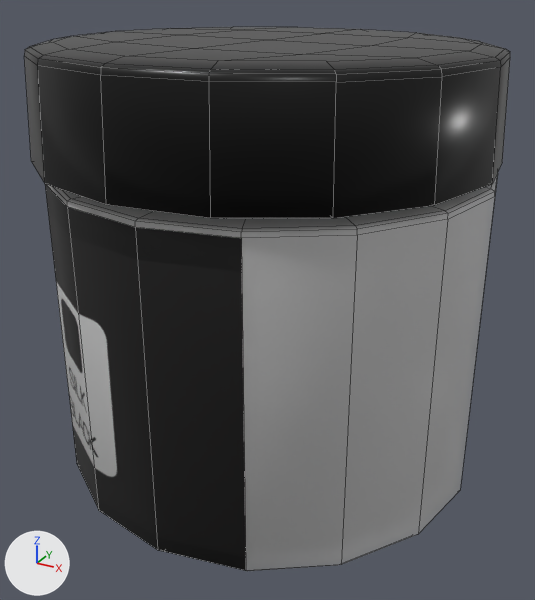
Renders of the Blender file Assets/DevFiles/Yohann/3D Models/fingerprintPowder_withCap.blend from each side of a commit.
Camera for both pictures: a camera (50 mm lens) standing at (0.0268, -0.0495, 0.0385) and looking at (0.0004, -0.0014, 0.0144). Lighting does not change. The marker at lower left points along +X, +Y and +Z. Mesh edges are drawn as thin lines.

Objects in the first picture: 'Cap', 'Vial'.
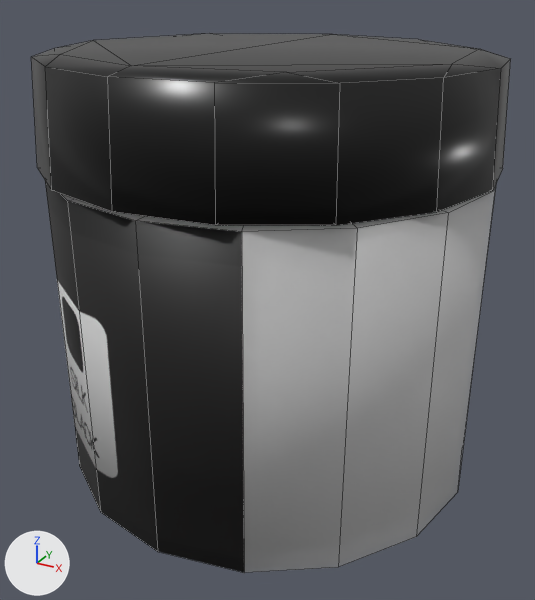
Where the change shows, as pixel boxes (x1, y1, x2, y2) in the pictures (535 x 600 px):
'Vial', modifiers changed
    before: (45, 173, 498, 571)
    after: (45, 181, 496, 573)
'Cap', moved, modifiers changed
    before: (24, 27, 510, 218)
    after: (31, 33, 510, 225)

The edits, one by one:
Object 'Vial' (ob_vial) gains a DECIMATE modifier named 'Decimate'.
Modifier setting: ratio = 0.25.
Object 'Cap' (ob_cap) moves from (-0.00012, -0.00048, 0.03252) to (-0.00012, 0.00001, 0.03196).
Object 'Cap' (ob_cap) gains a DECIMATE modifier named 'Decimate'.
Modifier setting: ratio = 0.551.
